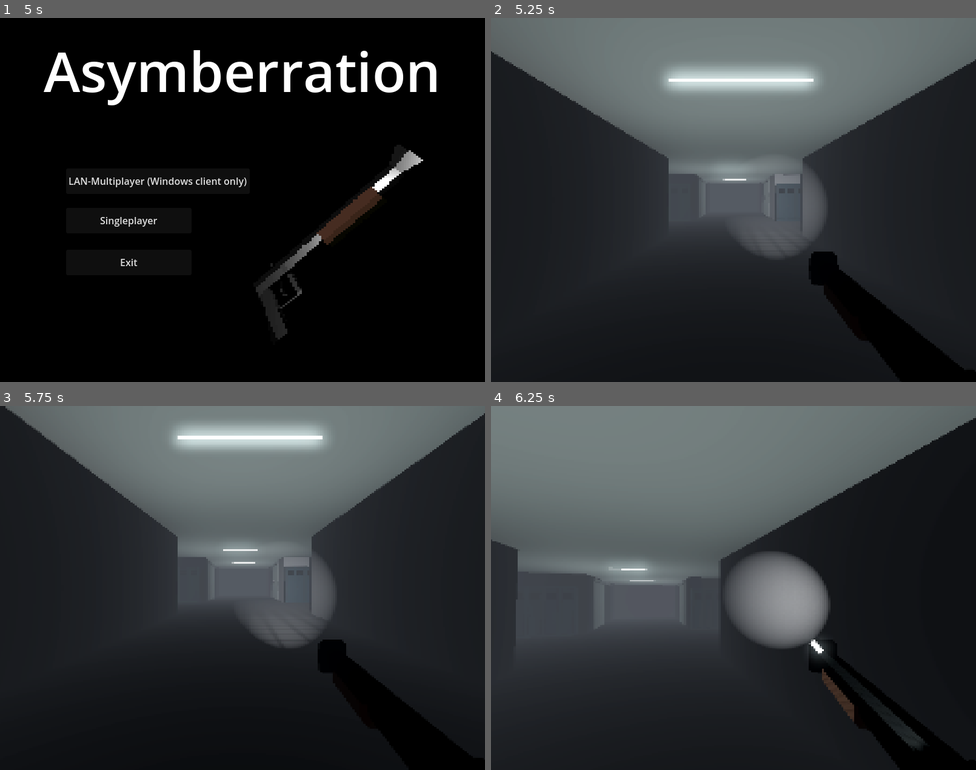
Above: before the commit, frames 1-4 (two rows, left to right).
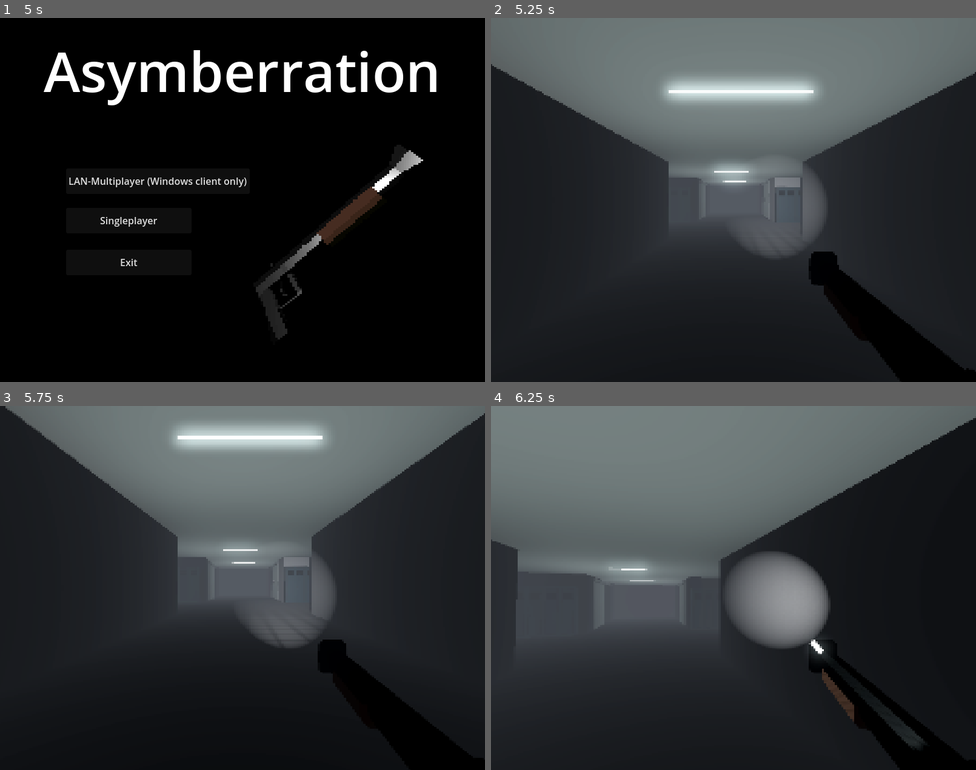
Above: after the commit, the same moments.

Repository: RustyPrime/AcerolaJam0_Asymberration
Game: Godot game, scene res://Scenes/pre_main_menu.tscn
Two runs of this game, one before a commit and one after it. Both use one fixed random seed, a clock stepped at 60 frames per second and the inputs below.
Inputs (mouse positions are in pixels of both pictures, inside the frame that each line leads up to):
- Up to frame 1 (5 s): click "LAN-Multiplayer (Windows clie…" at 0.5 s; click "JOIN" at 1.25 s; click "START" at 2 s; click "START" at 2.75 s; click "HOST" at 3.5 s; click "BACK" at 4.25 s
- Up to frame 2 (5.25 s): click "Singleplayer" at 5 s
- Up to frame 3 (5.75 s): no input
- Up to frame 4 (6.25 s): move the mouse to (757, 588) at 5.77 s; hold W (forward) from 5.78 s (still down); tap E (interact) at 5.85 s; tap Space (jump) at 6.02 s

Frame 1 is identical in both runs. In frame 2, 4.7% of the frame differs, in the area x 0-100%, y 9-47%; in frame 3, less than 0.1%; in frame 4, less than 0.1%.
Error in both runs: Invalid operands 'String' and 'int' in operator '+'. (res://Scripts/multiplayer_setup.gd:45)

Commit message:
fixed: loading label not showing up, fixed: connection successful even though it wasn't, added: faster recharge for player2 when p1 is interacting with satDish or pc

Diff:
--- a/Scenes/level_1.tscn
+++ b/Scenes/level_1.tscn
@@ -731,8 +731,14 @@
 environment = SubResource("Environment_3v1yv")
 
 [connection signal="interacted" from="World/NavigationRegion3D/Objects/SatDish" to="World/NavigationRegion3D/Objects/SatDish/ExtraEnemySpawner" method="_on_interacted"]
+[connection signal="has_finished" from="World/NavigationRegion3D/Objects/SatDish/Screen" to="." method="_on_screen_has_finished"]
+[connection signal="has_interupted" from="World/NavigationRegion3D/Objects/SatDish/Screen" to="." method="_on_screen_has_interupted"]
+[connection signal="has_started" from="World/NavigationRegion3D/Objects/SatDish/Screen" to="." method="_on_screen_has_started"]
 [connection signal="interacted" from="World/NavigationRegion3D/Objects/Button" to="World/NavigationRegion3D/Objects/Button/ExtraEnemySpawner" method="_on_interacted"]
 [connection signal="interacted" from="World/NavigationRegion3D/Objects/FullPC Setup9" to="World/NavigationRegion3D/Objects/FullPC Setup9/ExtraEnemySpawner" method="_on_interacted"]
+[connection signal="has_finished" from="World/NavigationRegion3D/Objects/FullPC Setup9/Screen" to="." method="_on_screen_has_finished"]
+[connection signal="has_interupted" from="World/NavigationRegion3D/Objects/FullPC Setup9/Screen" to="." method="_on_screen_has_interupted"]
+[connection signal="has_started" from="World/NavigationRegion3D/Objects/FullPC Setup9/Screen" to="." method="_on_screen_has_started"]
 [connection signal="body_entered" from="World/NavigationRegion3D/Objects/FullPC Setup9/Area3D" to="World/NavigationRegion3D/Objects/FullPC Setup9" method="_on_area_3d_body_entered"]
 [connection signal="body_exited" from="World/NavigationRegion3D/Objects/FullPC Setup9/Area3D" to="World/NavigationRegion3D/Objects/FullPC Setup9" method="_on_area_3d_body_exited"]
 [connection signal="pressed" from="GameEndUI/WinScreen/BackToMain" to="." method="_on_back_to_main_pressed"]
--- a/Scripts/ExtraEnemySpawner.gd
+++ b/Scripts/ExtraEnemySpawner.gd
@@ -11,7 +11,6 @@
 	rng.randomize()
 
 func _on_interacted():
-	print("extra spawner triggered")
 	if !GameManager.isLAN() and hasSpawnedExtraEnemies == false:
 		SpawnRandomEnemies()
 		hasSpawnedExtraEnemies = true
--- a/Scripts/SceneManager.gd
+++ b/Scripts/SceneManager.gd
@@ -27,6 +27,7 @@
 
 var playerID = -1
 var player1
+var player2
 
 var enemyID = 1
 var enemies = {}
@@ -49,7 +50,7 @@
 					multiplayerSpawner.set_multiplayer_authority(id)
 					#$WorldEnvironment/WorldEnvironment/DirectionalLight3D.
 				else:
-					var player2 = spawn_player("player2", player2_scene, player2_spawnPoint)
+					player2 = spawn_player("player2", player2_scene, player2_spawnPoint)
 					# spawn remote player 1
 					player1 = spawn_player("player1", player1_remote_scene, player1_spawnPoint)
 					player2.remotePlayer1 = player1.get_node_or_null("Player1")
@@ -220,3 +221,19 @@
 
 func _on_back_to_main_pressed():
 	GameManager.reset()
+
+@rpc("any_peer", "call_remote")
+func setChargeSpeed(speed):
+	if player2 != null:
+		player2.rechargeSpeed = speed
+
+func _on_screen_has_started():
+	setChargeSpeed.rpc(4)
+
+
+func _on_screen_has_interupted():
+	setChargeSpeed.rpc(2)
+
+
+func _on_screen_has_finished():
+	setChargeSpeed.rpc(2)
--- a/Scripts/multiplayer_setup.gd
+++ b/Scripts/multiplayer_setup.gd
@@ -69,14 +69,9 @@
 	if error != OK:
 		debugLog("Error: Could not join. Error Code: " + str(error))
 		return
-
 	peer.get_host().compress(compression)
 	multiplayer.multiplayer_peer = peer
 
-	hostButton.hide()
-	startButton.hide()
-	joining.hide()
-	debugLog("Join successful, waiting for the host to start the game")
 
 func _on_start_pressed():
 	if hasOtherPlayerJoined:
@@ -113,11 +108,19 @@
 	hasOtherPlayerJoined = false
 
 func connected_to_server():
-	debugLog("connected to host")
+	debugLog("Connected to host")
 	SendPlayerInformation.rpc_id(1, "", multiplayer.get_unique_id(), false)
 
+
+	hostButton.hide()
+	startButton.hide()
+	joining.hide()
+	debugLog("Join successful, waiting for the host to start the game")
+
+
+
 func connection_failed():
-	debugLog("connection failed")
+	debugLog("Connection to host failed")
 
 
 func debugLog(text):
--- a/Scripts/pre_main_menu.gd
+++ b/Scripts/pre_main_menu.gd
@@ -17,6 +17,8 @@
 
 func _on_singleplayer_pressed():
 	loadingLabel.show()
+	await get_tree().create_timer(0.1).timeout
+
 	GameManager.selectedMode = GameManager.PlayMode.Singleplayer
 	var gameScene = preload("res://Scenes/level_1.tscn").instantiate()
 	get_tree().root.add_child(gameScene)
--- a/Scripts/screen.gd
+++ b/Scripts/screen.gd
@@ -1,6 +1,8 @@
 extends Node3D
 class_name Screen
 
+signal has_started
+signal has_interupted
 signal has_finished
 
 @export var initialText : String
@@ -46,7 +48,7 @@
 func ResetProgress():
 	if HasFinished():
 		return
-
+	has_interupted.emit()
 	screenView.SetProgress(0)
 	progress = 0
 	SetInitialText()
@@ -62,12 +64,16 @@
 		SetInitialText()
 		screenView.SetProgress(0)
 	if currentState == state.inProgress:
+		if previousState != currentState:
+			has_started.emit()
+
 		SetInProgressText()
 		progress = progress + (10 * delta)
 		if progress > 100:
 			progress = 100
 			currentState = state.finished
 		screenView.SetProgress(progress)
+
 
 	if previousState != currentState and currentState == state.finished:
 		SetFinishedText()
